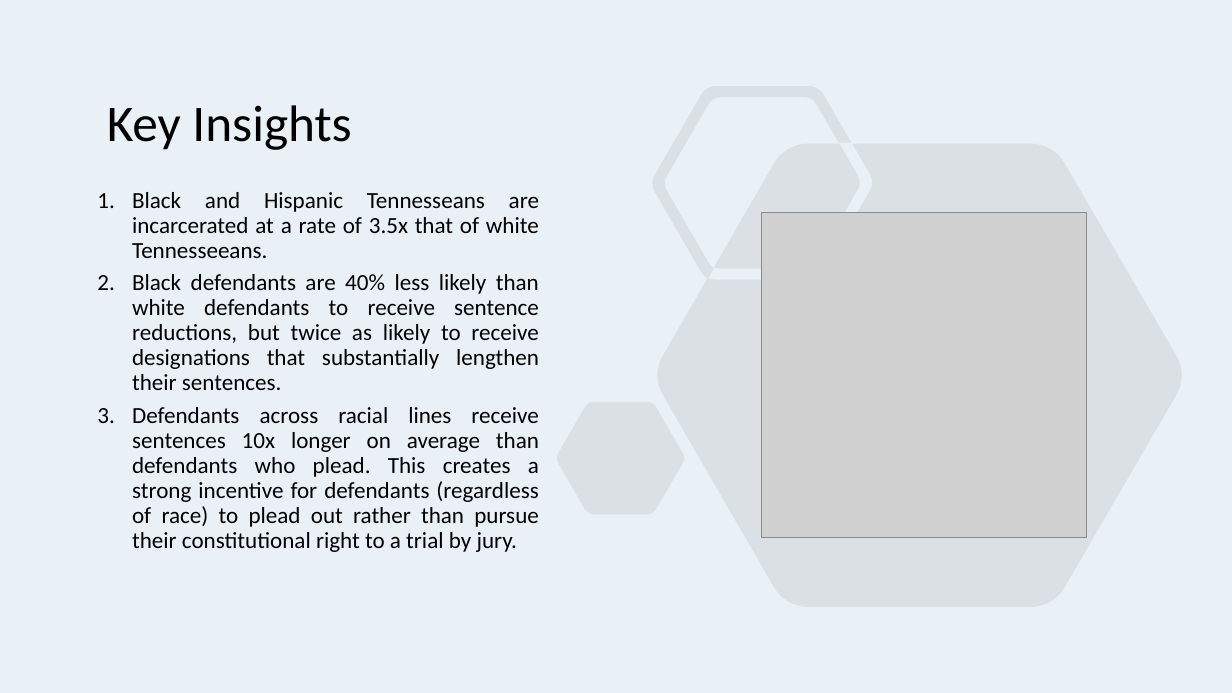
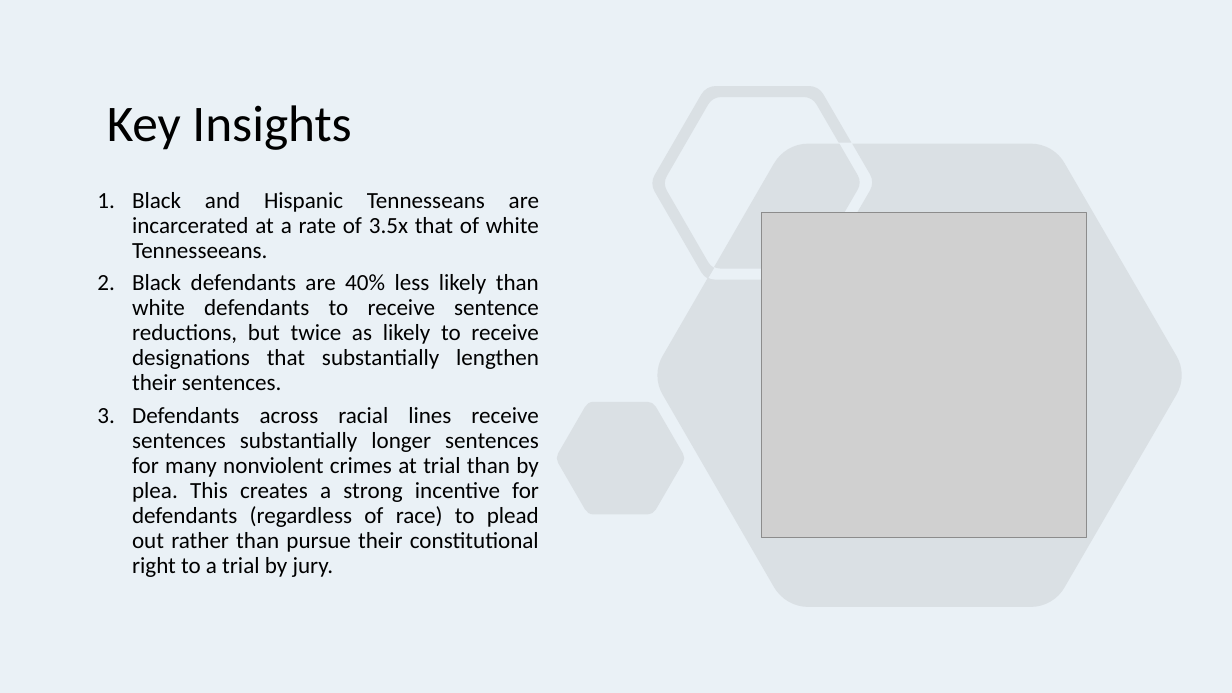
Before and after one commit to jenwhitson/sentencing_project, a slide deck: slide 20 of Presentation.pptx. Drawn at 1232x693 pixels with LibreOffice and Linux fonts; fonts in the diff are those of the drawing; grey boxes stand for pictures. Boxes give left, top, right and bottom in pixels: in the first picture for what was removed or moved away, otherwise in the second. Text is boxed around its words. In the diff, an @@ line names an element or a change of style, - is before the commit and + after.

Commit message:
updated plea analysis based on demo day feedback

```diff
--- a/Presentation.pptx
+++ b/Presentation.pptx
@@ text at <box>132,407,539,577</box>: text changed @@
-3. Defendants across racial lines receive sentences 10x longer on average than defendants who plead. This creates a strong incentive for defendants (regardless of race) to plead out rather than pursue their constitutional right to a trial by jury.
+3. Defendants across racial lines receive sentences substantially longer sentences for many nonviolent crimes at trial than by plea. This creates a strong incentive for defendants (regardless of race) to plead out rather than pursue their constitutional right to a trial by jury.
```
Also in this commit, not shown: 2 slides added, 2 slides removed, 3 other files.
